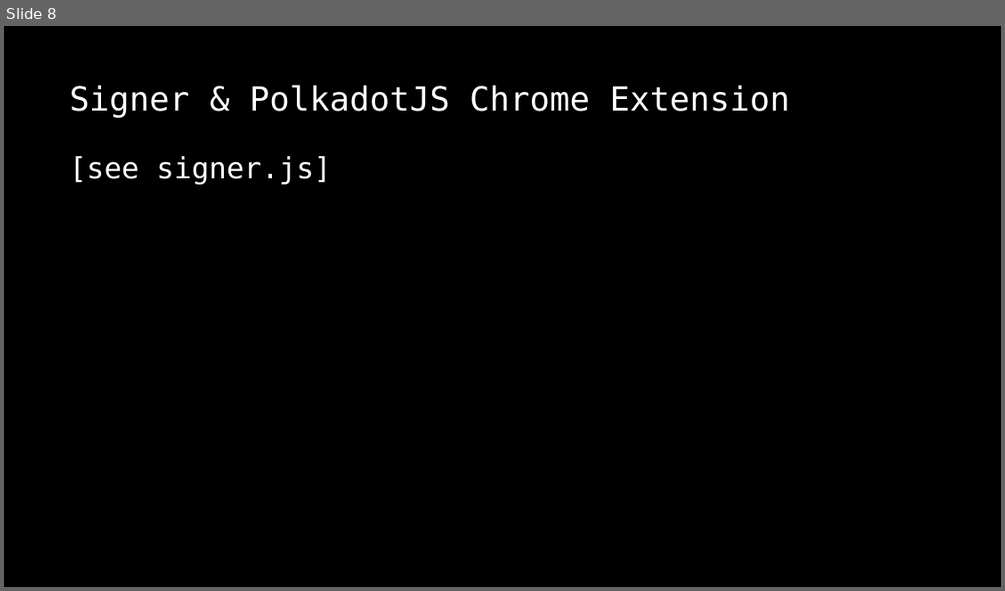
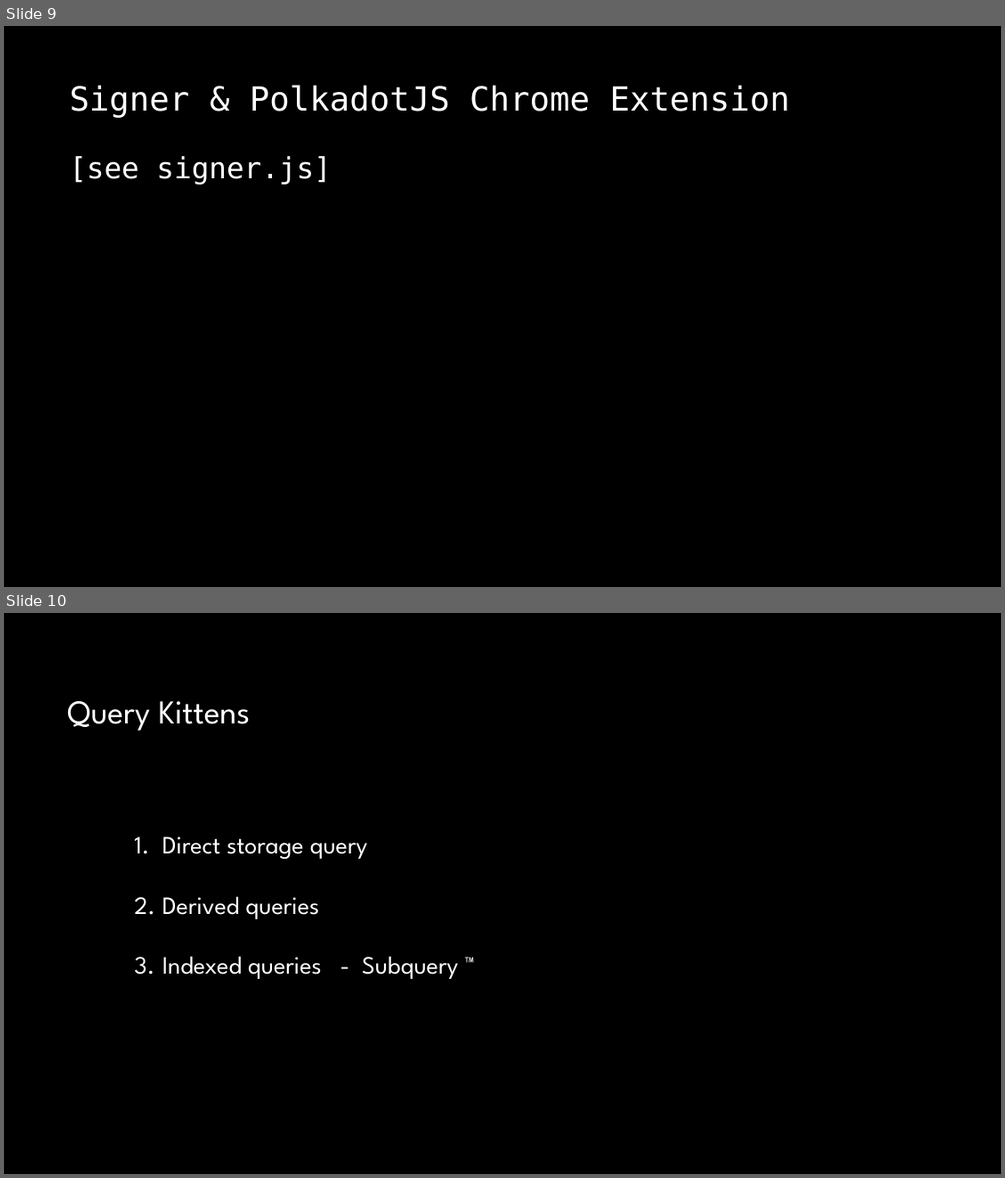
Before and after one commit to OnFinality-io/substrate-acad-workshop-polkadot-js, a slide deck: SubstrateAcadWorkshop.pptx. Shown one above the other, each under a label of ours: slide 8 before the commit, slides 9 and 10 after it. The pictures are 1005x591 and 1005x1178 pixels, drawn with LibreOffice and Linux fonts; fonts in the diff are those of the drawing; background and template pictures are left out. Boxes give left, top, right and bottom in pixels: in the first picture for what was removed or moved away, otherwise in the second. Text is boxed around its words. In the diff, an @@ line names an element or a change of style, - is before the commit and + after.

```diff
--- a/SubstrateAcadWorkshop.pptx
+++ b/SubstrateAcadWorkshop.pptx
@@ slide 10 added at [4,613,1001,1174], background picture (left out) @@
@@ text added at [67,701,250,730], 32 pt, text #FFFFFF @@
+Query Kittens
@@ text added at [162,836,480,979], 24 pt, text #FFFFFF @@
+1. Direct storage query
+2. Derived queries
+3. Indexed queries - Subquery ™️
@@ what was slide 8 is now slide 9 @@
```
Also in this commit, not shown: 2 slides changed, 7 other slides added, 7 slides removed, 16 other files.
